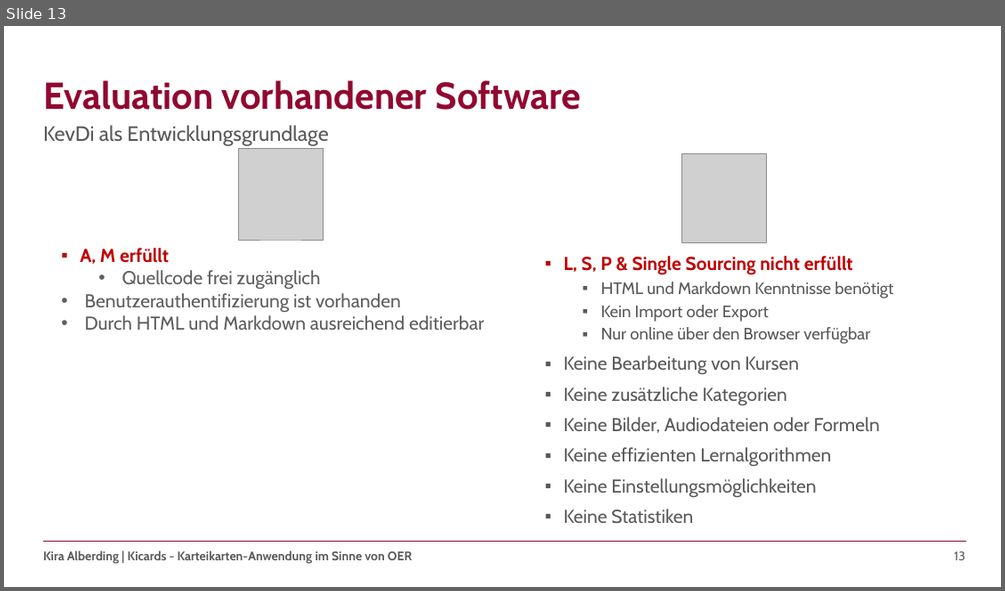
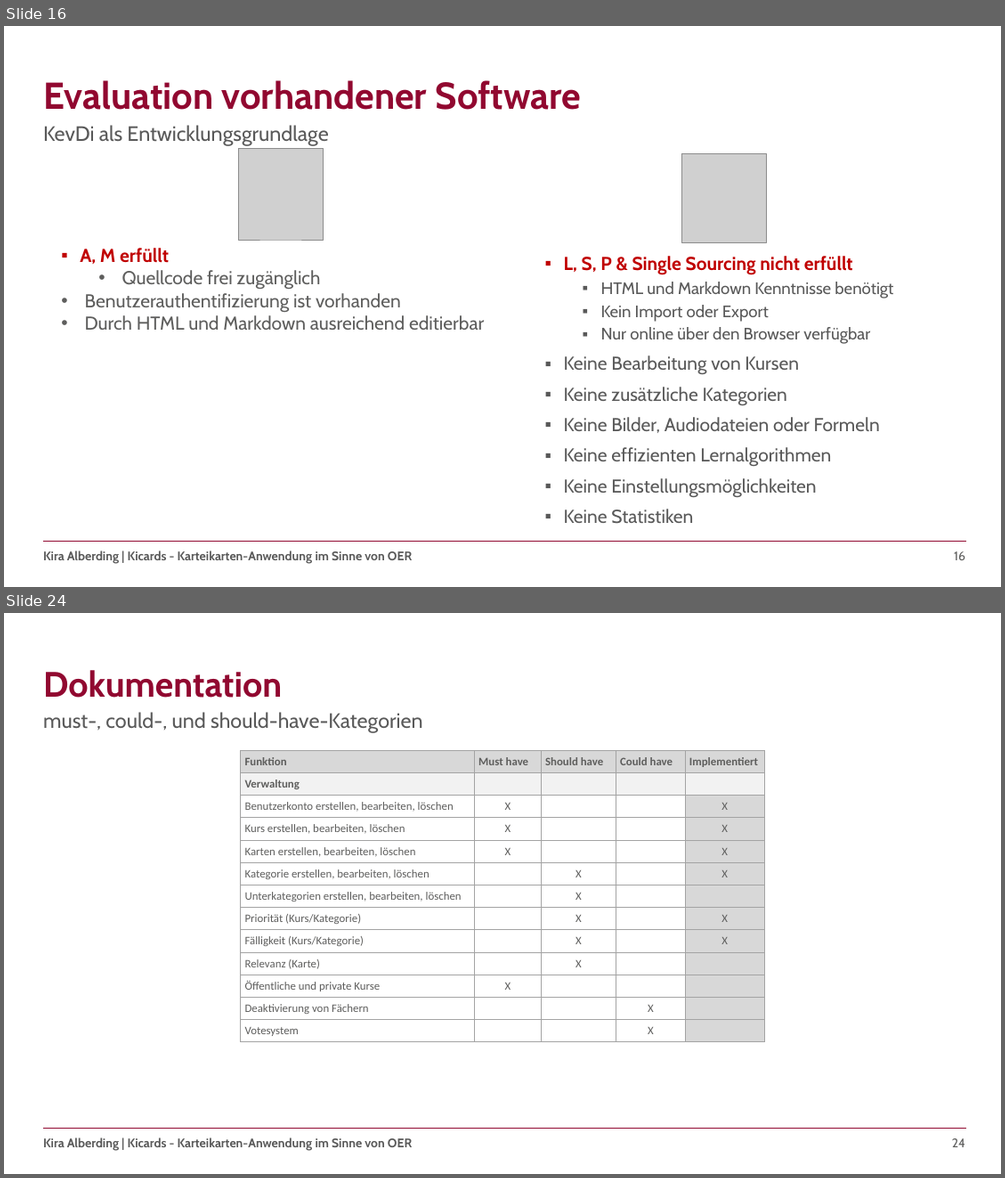
Before and after one commit to kalbe09/SeminararbeitOER, a slide deck: Seminararbeit - Präsentation.pptx. Shown one above the other, each under a label of ours: slide 13 before the commit, slides 16 and 24 after it; the slides between them are not shown. The pictures are 1005x591 and 1005x1178 pixels, drawn with LibreOffice and Linux fonts; fonts in the diff are those of the drawing; grey boxes stand for pictures; background and template pictures are left out. Boxes give left, top, right and bottom in pixels: in the first picture for what was removed or moved away, otherwise in the second. Text is boxed around its words. In the diff, an @@ line names an element or a change of style, - is before the commit and + after.

Commit message:
Dokumentation, Ende und paar Animationen

```diff
--- a/Seminararbeit - Präsentation.pptx
+++ b/Seminararbeit - Präsentation.pptx
@@ slide 24 added at box(4, 613, 1001, 1174), background #FFFFFF; not listed: 3 template elements that a slide beside it also shows @@
@@ title added at box(43, 670, 282, 698), 34 pt, text #910830, bold @@
+Dokumentation
@@ text added at box(43, 712, 422, 732), 20 pt, text #595959 @@
+must-, could-, und should-have-Kategorien
@@ table added at box(241, 751, 765, 1039), 13 rows, 5 columns @@
+Funktion | Must have | Should have | Could have | Implementiert
+Verwaltung |  |  |  | 
+Benutzerkonto erstellen, bearbeiten, löschen | X |  |  | X
+Kurs erstellen, bearbeiten, löschen | X |  |  | X
+Karten erstellen, bearbeiten, löschen | X |  |  | X
+Kategorie erstellen, bearbeiten, löschen |  | X |  | X
+Unterkategorien erstellen, bearbeiten, löschen |  | X |  | 
+Priorität (Kurs/Kategorie) |  | X |  | X
+Fälligkeit (Kurs/Kategorie) |  | X |  | X
+Relevanz (Karte) |  | X |  | 
+Öffentliche und private Kurse | X |  |  | 
+Deaktivierung von Fächern |  |  | X | 
+Votesystem |  |  | X | 
@@ what was slide 13 is now slide 16 @@
@@ page number at box(954, 551, 965, 560): text changed @@
-13
+16
```
Also in this commit, not shown: 4 slides changed, 12 other slides added, 5 slides removed.
